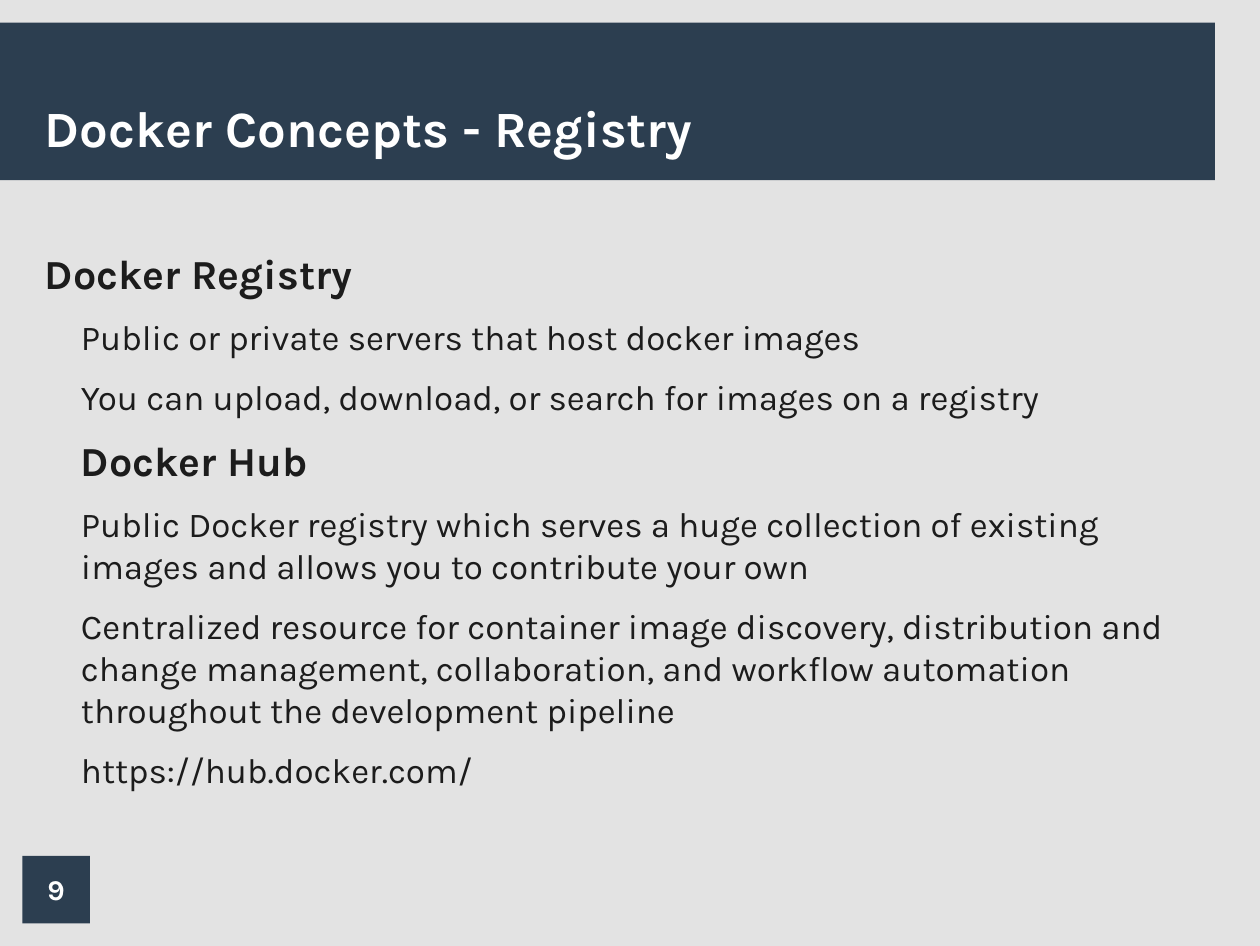
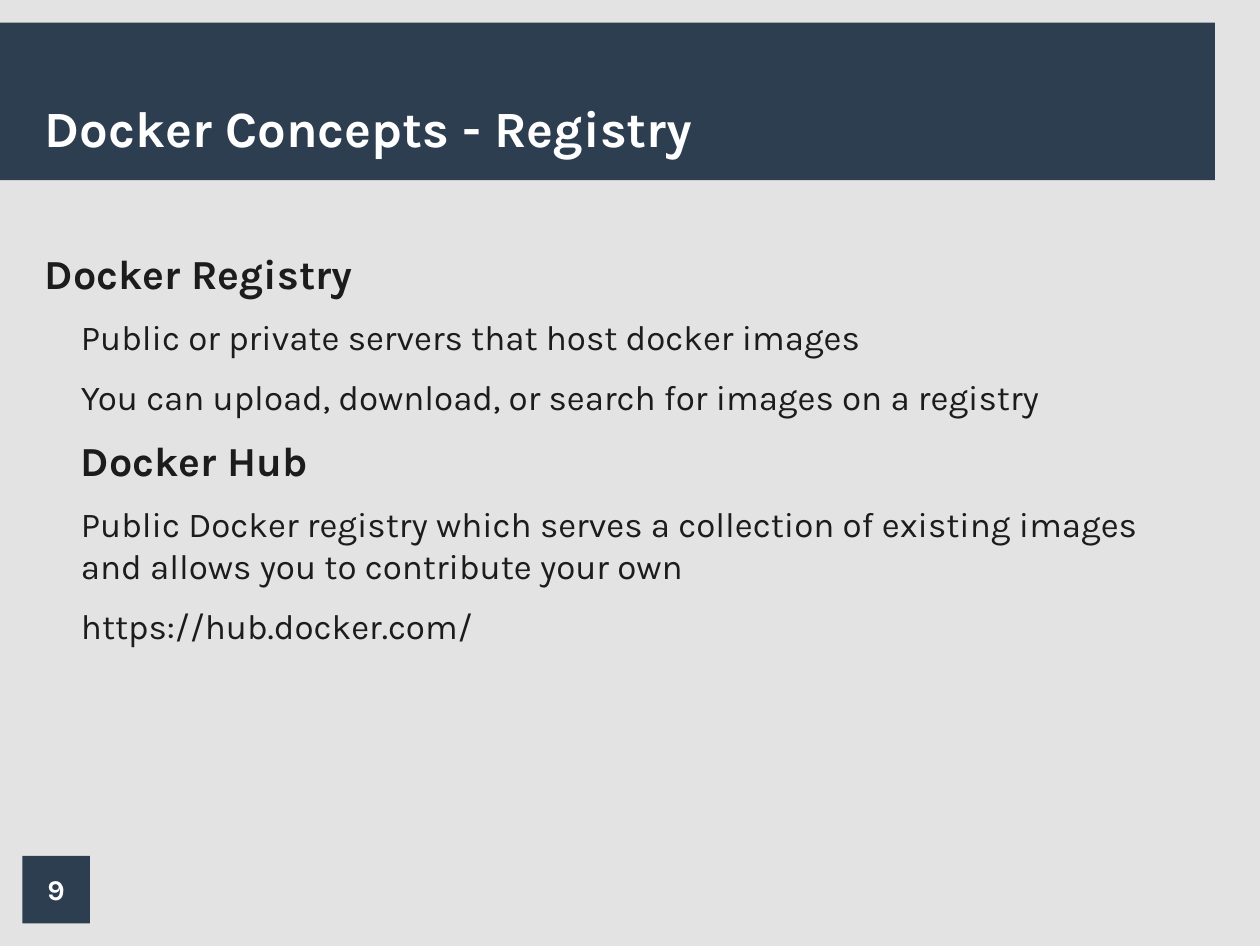
Before and after one commit to mjsmith1028/docker-presentation, a slide deck: slide 9 of powerpoint/docker_pres.odp. Drawn at 1260x946 pixels with LibreOffice and Linux fonts; fonts in the diff are those of the drawing; background and template pictures are left out. Boxes give left, top, right and bottom in pixels: in the first picture for what was removed or moved away, otherwise in the second. Text is boxed around its words. In the diff, an @@ line names an element or a change of style, - is before the commit and + after.

Commit message:
Update presentation

```diff
--- a/powerpoint/docker_pres.odp
+++ b/powerpoint/docker_pres.odp
@@ text at (x1=81, y1=513, x2=1137, y2=588): text changed @@
-  Public Docker registry which serves a huge collection of existing images and allows you to contribute your own
-  Centralized resource for container image discovery, distribution and change management, collaboration, and workflow automation throughout the development pipeline
+  Public Docker registry which serves a collection of existing images and allows you to contribute your own
```
Also in this commit, not shown: 8 other slides changed, 1 other file.
